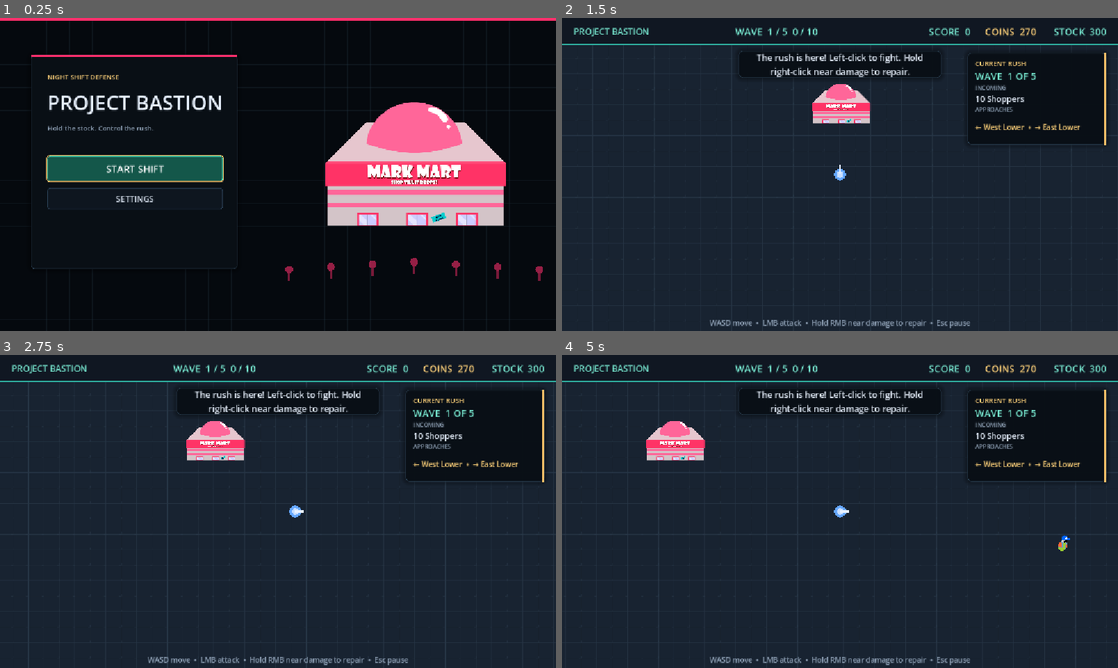
Above: before the commit, frames 1-4 (two rows, left to right).
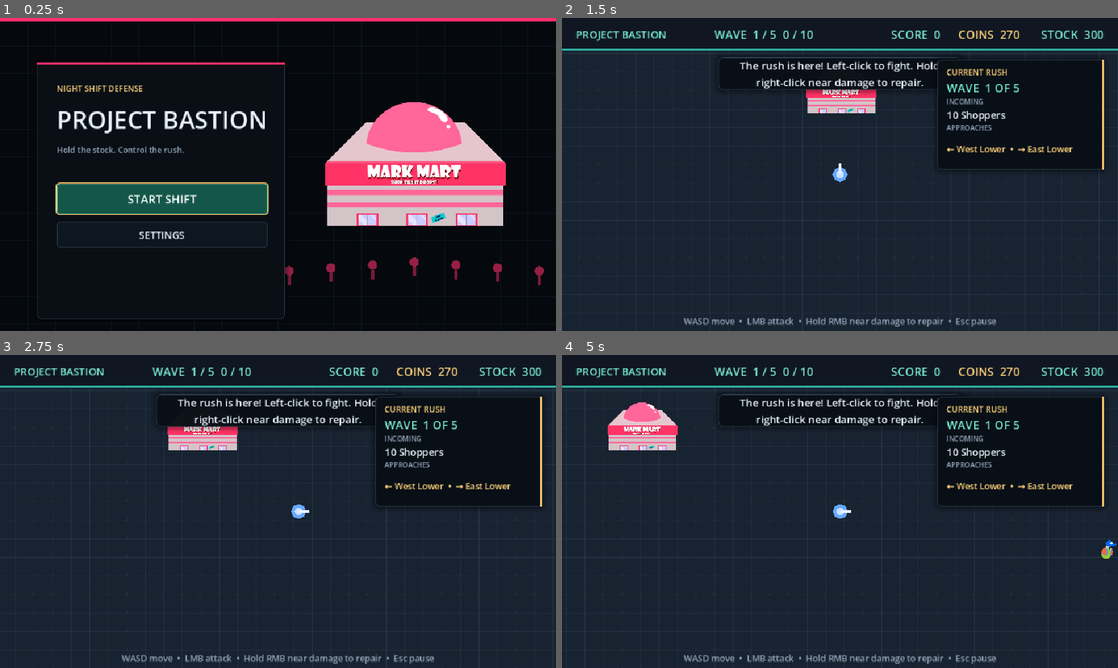
Above: after the commit, the same moments.

Repository: JarredTD/ProjectBastion
Game: Godot game, scene res://scenes/ui/main_menu.tscn
The game is run twice, just before and just after one commit, with the same random seed, the same clock (stepped at 60 frames per second) and the same inputs. Sound files missing from this copy of the repository are replaced by a short silence.
Inputs (mouse positions are in pixels of both pictures, inside the frame that each line leads up to):
- Up to frame 1 (0.25 s): no input
- Up to frame 2 (1.5 s): click "START SHIFT" at 0.5 s; click "START WAVE 1 [SPACE]" at 1.25 s
- Up to frame 3 (2.75 s): tap Enter at 2 s; move the mouse to (400, 495) at 2.02 s; hold D (move_right) from 2.03 s (still down); tap 1 at 2.1 s; click (400, 495) at 2.17 s; tap Space at 2.27 s
- Up to frame 4 (5 s): release D (move_right) at 2.75 s; tap Enter at 2.75, 3.5, 4.25 s; drag from (728, 527) to (812, 574) at 2.77 s; move the mouse to (895, 442) at 3.52 s; hold D (move_right) 3.53-4.25 s; tap R at 3.6 s; drag from (812, 574) to (673, 464) at 4.27 s

The runs differ from the first frame. In frame 1, 12% of the frame differs, in the area x 0-100%, y 0-98%; in frame 2, 12%; in frame 3, 12%; in frame 4, 13%, in the area x 0-100%, y 3-100%.

Commit message:
feat: adapt interface for mobile screens

Diff:
--- a/main.tscn
+++ b/main.tscn
@@ -11,6 +11,7 @@
 [ext_resource type="Resource" path="res://data/waves/main_run.tres" id="9_run"]
 [ext_resource type="Resource" path="res://data/scoring/default_score_rules.tres" id="10_score"]
 [ext_resource type="PackedScene" path="res://scenes/ui/mobile_controls.tscn" id="11_mobile"]
+[ext_resource type="PackedScene" path="res://scenes/ui/orientation_guard.tscn" id="12_orientation"]
 
 [node name="ProjectBastion" type="Node2D" unique_id=170590304]
 script = ExtResource("1_main")
@@ -56,3 +57,5 @@
 [node name="MobileControls" parent="." instance=ExtResource("11_mobile")]
 
 [node name="PauseMenu" parent="." unique_id=1479893818 instance=ExtResource("7_pause")]
+
+[node name="OrientationGuard" parent="." instance=ExtResource("12_orientation")]
--- a/project.godot
+++ b/project.godot
@@ -23,6 +23,8 @@
 
 [display]
 
+window/size/viewport_width=960
+window/size/viewport_height=540
 window/size/window_width_override=960
 window/size/window_height_override=540
 window/stretch/mode="canvas_items"
--- a/scenes/ui/main_menu.tscn
+++ b/scenes/ui/main_menu.tscn
@@ -6,6 +6,7 @@
 [ext_resource type="Script" path="res://scripts/ui/menu_backdrop.gd" id="4_backdrop"]
 [ext_resource type="Script" path="res://scripts/ui/accent_panel.gd" id="5_accent"]
 [ext_resource type="Texture2D" path="res://assets/sprites/core/store.png" id="6_store"]
+[ext_resource type="PackedScene" path="res://scenes/ui/orientation_guard.tscn" id="7_orientation"]
 
 [node name="MainMenu" type="Control"]
 layout_mode = 3
@@ -115,6 +116,8 @@
 
 [node name="SettingsPanel" parent="." instance=ExtResource("2_settings")]
 
+[node name="OrientationGuard" parent="." instance=ExtResource("7_orientation")]
+
 [connection signal="pressed" from="Menu/PlayButton" to="." method="_on_play_pressed"]
 [connection signal="pressed" from="Menu/SettingsButton" to="." method="_on_settings_pressed"]
 [connection signal="closed" from="SettingsPanel" to="." method="_on_settings_closed"]
--- /dev/null
+++ b/scenes/ui/orientation_guard.tscn
@@ -0,0 +1,48 @@
+[gd_scene load_steps=3 format=3]
+
+[ext_resource type="Script" path="res://scripts/ui/orientation_guard.gd" id="1_guard"]
+[ext_resource type="Theme" path="res://data/ui/interface_theme.tres" id="2_theme"]
+
+[node name="OrientationGuard" type="CanvasLayer"]
+layer = 200
+script = ExtResource("1_guard")
+
+[node name="Overlay" type="ColorRect" parent="."]
+unique_name_in_owner = true
+layout_mode = 3
+anchors_preset = 15
+anchor_right = 1.0
+anchor_bottom = 1.0
+grow_horizontal = 2
+grow_vertical = 2
+color = Color(0.0196078, 0.0352941, 0.054902, 1)
+theme = ExtResource("2_theme")
+
+[node name="Message" type="VBoxContainer" parent="Overlay"]
+layout_mode = 1
+anchors_preset = 8
+anchor_left = 0.5
+anchor_top = 0.5
+anchor_right = 0.5
+anchor_bottom = 0.5
+offset_left = -210.0
+offset_top = -92.0
+offset_right = 210.0
+offset_bottom = 92.0
+grow_horizontal = 2
+grow_vertical = 2
+theme_override_constants/separation = 18
+
+[node name="Title" type="Label" parent="Overlay/Message"]
+layout_mode = 2
+theme_type_variation = &"ScreenTitle"
+text = "ROTATE YOUR DEVICE"
+horizontal_alignment = 1
+
+[node name="Body" type="Label" parent="Overlay/Message"]
+layout_mode = 2
+theme_type_variation = &"MutedLabel"
+theme_override_font_sizes/font_size = 18
+text = "Project Bastion is designed for landscape play."
+horizontal_alignment = 1
+autowrap_mode = 2
--- a/scripts/ui/hud.gd
+++ b/scripts/ui/hud.gd
@@ -38,6 +38,7 @@
 @onready var record_label: Label = %RecordLabel
 @onready var continue_button: Button = %ContinueButton
 @onready var restart_button: Button = %RestartButton
+@onready var layout: Control = $Layout
 
 var core_warning_time := 0.0
 
@@ -48,6 +49,7 @@
 	start_wave_button.pressed.connect(func() -> void: wave_start_requested.emit())
 	continue_button.pressed.connect(func() -> void: endless_requested.emit())
 	restart_button.pressed.connect(func() -> void: run_restart_requested.emit())
+	get_viewport().size_changed.connect(update_safe_area)
 
 ## Supplies the live match state and buildable definitions shown by the HUD.
 func configure(game_state: GameState, definitions: Array) -> void:
@@ -63,6 +65,26 @@
 	touch_mode = enabled
 	help_label.visible = not enabled
 	build_hint_label.visible = not enabled
+	update_safe_area()
+
+## Insets the HUD around mobile display cutouts.
+func update_safe_area() -> void:
+	layout.offset_left = 0.0
+	layout.offset_top = 0.0
+	layout.offset_right = 0.0
+	layout.offset_bottom = 0.0
+	if not touch_mode:
+		return
+	var screen_size := Vector2(DisplayServer.screen_get_size())
+	var safe_area := DisplayServer.get_display_safe_area()
+	var viewport_size := get_viewport().get_visible_rect().size
+	if screen_size.x <= 0.0 or screen_size.y <= 0.0 or safe_area.size == Vector2i.ZERO:
+		return
+	var scale := viewport_size / screen_size
+	layout.offset_left = maxf(0.0, safe_area.position.x * scale.x)
+	layout.offset_top = maxf(0.0, safe_area.position.y * scale.y)
+	layout.offset_right = -maxf(0.0, (screen_size.x - safe_area.end.x) * scale.x)
+	layout.offset_bottom = -maxf(0.0, (screen_size.y - safe_area.end.y) * scale.y)
 
 ## Briefly warns the player when the core is attacked offscreen.
 func show_core_warning() -> void:
--- /dev/null
+++ b/scripts/ui/orientation_guard.gd
@@ -0,0 +1,15 @@
+extends CanvasLayer
+
+@onready var overlay: Control = %Overlay
+
+func _ready() -> void:
+	get_viewport().size_changed.connect(update_visibility)
+	update_visibility()
+
+## Covers the game in portrait when a touch device needs landscape play.
+func update_visibility() -> void:
+	var touch_capable := DisplayServer.is_touchscreen_available()
+	touch_capable = touch_capable or OS.get_cmdline_user_args().has("--touch-ui")
+	touch_capable = touch_capable or OS.get_environment("BASTION_TOUCH_PREVIEW") == "1"
+	var viewport_size := get_viewport().get_visible_rect().size
+	overlay.visible = touch_capable and viewport_size.y > viewport_size.x
Not shown: 1 places in main.tscn that only renumber resources
Not shown: 1 places in scenes/ui/main_menu.tscn that only renumber resources
